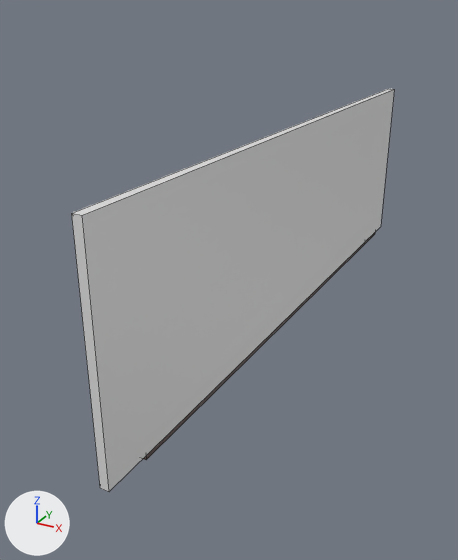
An edit to the FBX model BU_VR_MOVIE/Assets/class_scene1/Teacher_board.fbx, drawn before and after from the same camera.
Camera for both pictures: a camera (50 mm lens) standing at (0.1806, -0.1393, 0.0973) and looking at (0.1068, -0.0052, 0.0302). Lighting does not change. The marker at lower left points along +X, +Y and +Z. Mesh edges are drawn as thin lines. Where no turn or scale is listed for an object, it has been applied to the vertices.
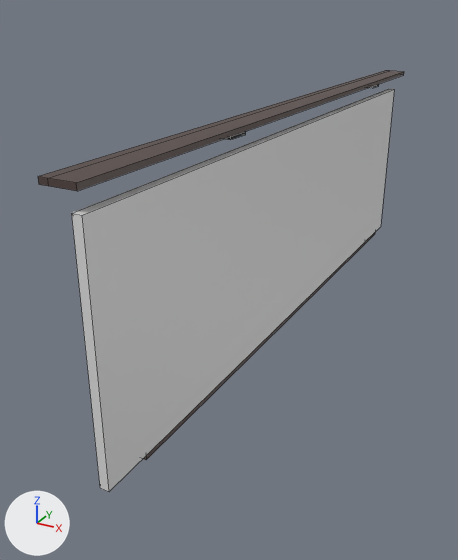
The newer file is also rescaled (x10.0), turned or shifted as a whole; pictures and numbers use the older file's frame.

Pixel boxes (x1, y1, x2, y2) of what changed, in the pictures (458 x 560 px):
'pCube98', added
    after: (38, 70, 404, 191)
    faces in mat_wood_wal (brown #534440): (38, 70, 404, 191)

The change in detail:
Material 'wood_wal' (mat_wood_wal) is new.
Its base color is (0.0866, 0.0576, 0.0514) (brown #534440).
Material 'blinn4' (mat_blinn4) is new.
Its base color is (0.0, 0.0, 0.0) (black #000000).
Its roughness is 0.749.
Mesh me_mesh_001 is new.
It has 28 vertices, 22 faces and spans x -0.005..0.002, y -0.092..0.078, z -0.001..0.001.
Faces by material slot: [12, 10].
It uses material mat_blinn4 (black #000000).
It uses material mat_wood_wal (brown #534440).
Object 'pCube98' (ob_pcube98) is new; it shows me_mesh_001.
Its location is (0.1202, 0.0163, 0.0741).
